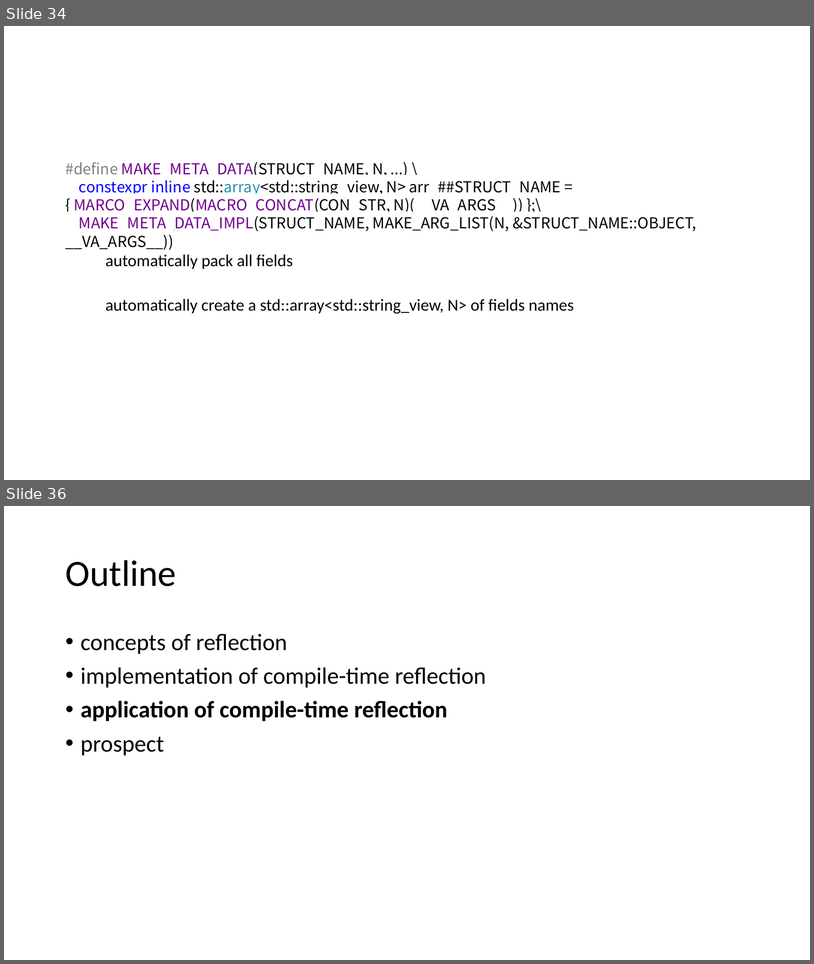
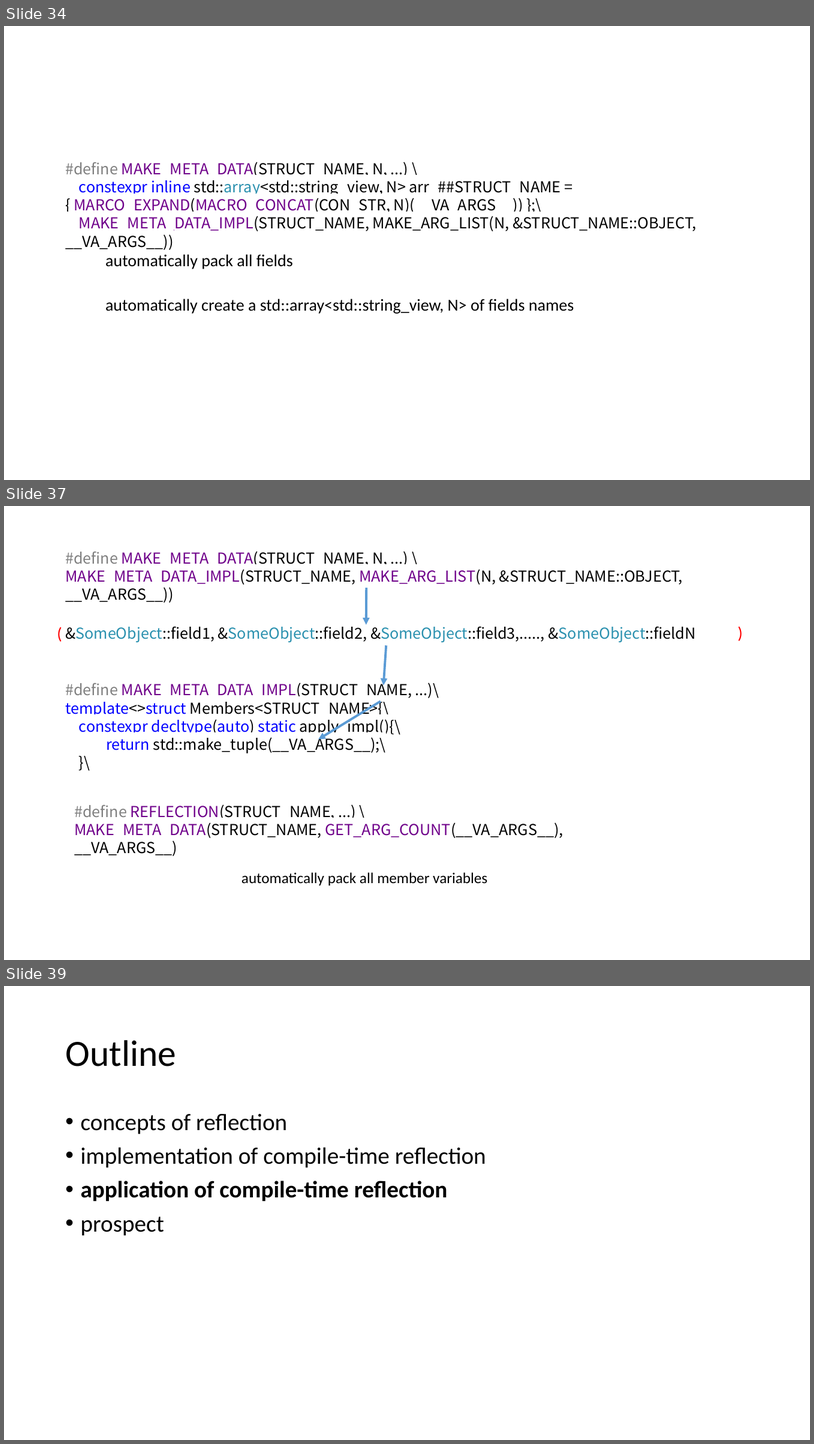
Before and after one commit to qicosmos/cppcon2017, a slide deck: cppcon2017.pptx. Shown one above the other, each under a label of ours: slides 34 and 36 before the commit, slides 34, 37 and 39 after it; the slides between them are not shown. The pictures are 814x964 and 814x1444 pixels, drawn with LibreOffice and Linux fonts; fonts in the diff are those of the drawing. Boxes give left, top, right and bottom in pixels: in the first picture for what was removed or moved away, otherwise in the second. Text is boxed around its words. In the diff, an @@ line names an element or a change of style, - is before the commit and + after.

```diff
--- a/cppcon2017.pptx
+++ b/cppcon2017.pptx
@@ slide 37 added at [4,506,810,960], background #FFFFFF @@
@@ text added at [65,551,683,585], 18 pt, text #000000 @@
+#define MAKE_META_DATA(STRUCT_NAME, N, ...) \
+MAKE_META_DATA_IMPL(STRUCT_NAME, MAKE_ARG_LIST(N, &STRUCT_NAME::OBJECT, __VA_ARGS__))
@@ arrow added from (366, 588) to (366, 625), #5B9BD5 2.75 pt @@
@@ text added at [51,620,69,646], 20 pt, text #FF0000 @@
+(
@@ text added at [65,623,696,642], 18 pt, text #000000 @@
+&SomeObject::field1, &SomeObject::field2, &SomeObject::field3,....., &SomeObject::fieldN
@@ text added at [732,619,750,646], 20 pt, text #FF0000 @@
+)
@@ arrow added from (386, 645) to (384, 685), #5B9BD5 2.75 pt @@
@@ text added at [65,680,412,753], 18 pt, text #000000 @@
+#define MAKE_META_DATA_IMPL(STRUCT_NAME, ...)\
+template<>struct Members<STRUCT_NAME>{\
+constexpr decltype(auto) static apply_impl(){\
+return std::make_tuple(__VA_ARGS__);\
+}\
@@ arrow added from (381, 702) to (318, 739), #5B9BD5 2.75 pt @@
@@ text added at [74,804,564,856], 18 pt, text #000000 @@
+#define REFLECTION(STRUCT_NAME, ...) \
+MAKE_META_DATA(STRUCT_NAME, GET_ARG_COUNT(__VA_ARGS__), __VA_ARGS__)
@@ text added at [242,872,488,885], 18 pt, text #000000 @@
+automatically pack all member variables
@@ what was slide 36 is now slide 39 @@
```
Also in this commit, not shown: 1 slide changed, 2 other slides added.
